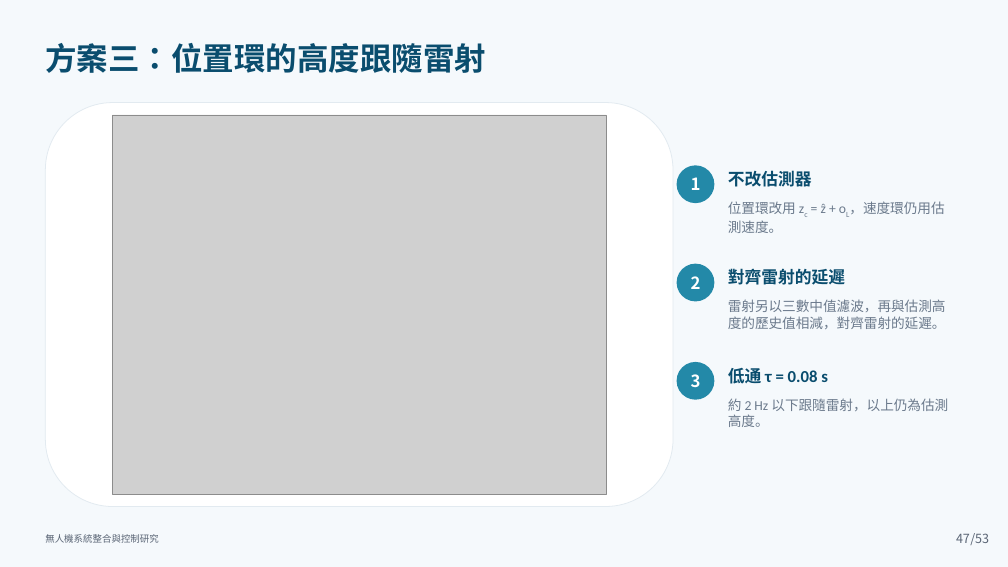
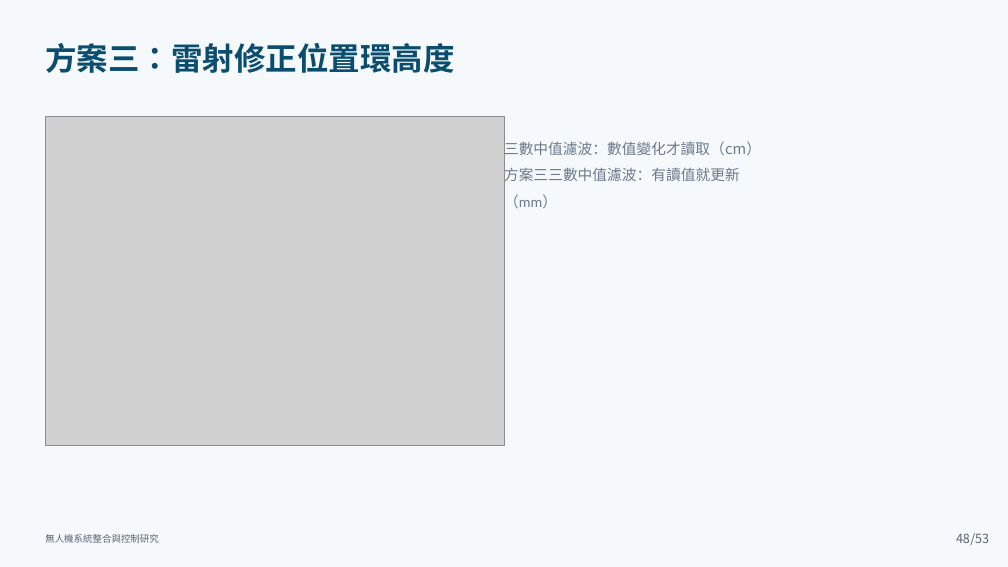
Before and after one commit to lingken1028/-, a slide deck: slide 48 of 無人機系統整合與控制研究_口試簡報 (2).pptx (slide 47 before the commit). Drawn at 1008x567 pixels with LibreOffice and Linux fonts; fonts in the diff are those of the drawing; grey boxes stand for pictures. Boxes give left, top, right and bottom in pixels: in the first picture for what was removed or moved away, otherwise in the second. Text is boxed around its words. In the diff, an @@ line names an element or a change of style, - is before the commit and + after.

```diff
--- a/無人機系統整合與控制研究_口試簡報 (2).pptx
+++ b/無人機系統整合與控制研究_口試簡報 (2).pptx
@@ text at [45, 43, 454, 73]: text changed @@
-方案三：位置環的高度跟隨雷射
+方案三：雷射修正位置環高度
@@ picture: place and size @@
-picture at [113, 115, 606, 495]
+picture at [45, 116, 504, 445]
@@ rounded rectangle removed at [45, 103, 673, 507] @@
@@ text added at [504, 139, 761, 211], 14 pt, text #6B7A8C @@
+三數中值濾波：數值變化才讀取（cm）
+方案三三數中值濾波：有讀值就更新（mm）
@@ ellipse removed at [677, 166, 715, 203] @@
@@ text removed at [691, 177, 701, 190] @@
-1
@@ text removed at [728, 170, 812, 187] @@
-不改估測器
@@ text removed at [728, 201, 944, 233] @@
-位置環改用 zc = ẑ + oL，速度環仍用估測速度。
@@ ellipse removed at [677, 264, 715, 302] @@
@@ text removed at [728, 269, 845, 285] @@
-對齊雷射的延遲
@@ text removed at [691, 276, 701, 289] @@
-2
@@ text removed at [728, 299, 946, 329] @@
-雷射另以三數中值濾波，再與估測高度的歷史值相減，對齊雷射的延遲。
@@ ellipse removed at [677, 362, 715, 400] @@
@@ text removed at [691, 374, 701, 387] @@
-3
@@ text removed at [728, 368, 828, 384] @@
-低通 τ = 0.08 s
@@ text removed at [728, 398, 948, 427] @@
-約 2 Hz 以下跟隨雷射，以上仍為估測高度。
@@ page number at [956, 533, 970, 543]: text changed @@
-47
+48
```
Also in this commit, not shown: 9 other slides changed, 1 slide added.
